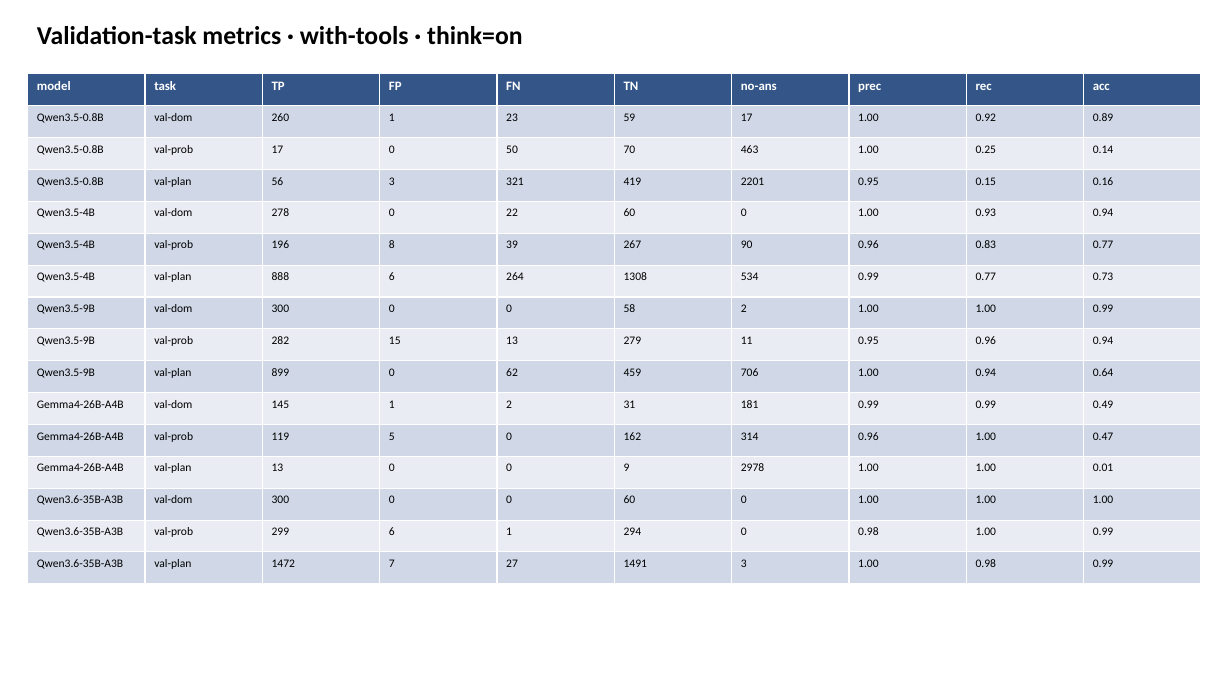
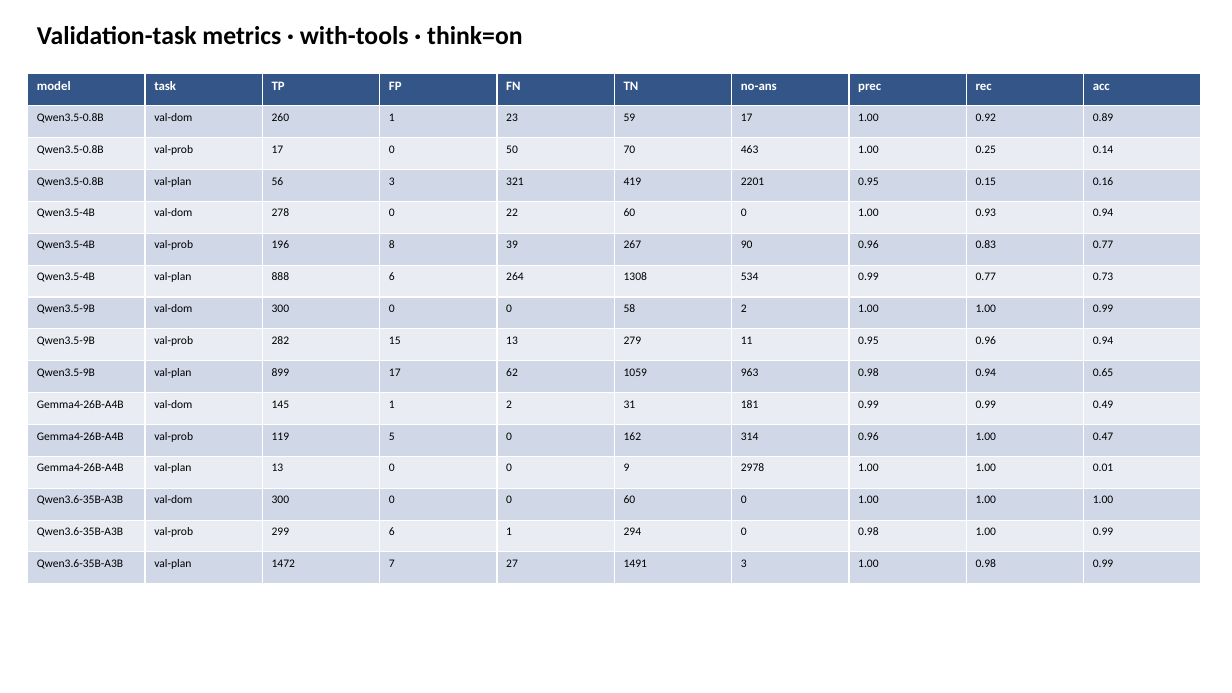
Before and after one commit to SPL-BGU/pddl-copilot-experiments, a slide deck: slide 26 of checkpoints/sweep5-live/pddl_copilot_sweep5_live.pptx. Drawn at 1232x693 pixels with LibreOffice and Linux fonts; fonts in the diff are those of the drawing. Boxes give left, top, right and bottom in pixels: in the first picture for what was removed or moved away, otherwise in the second. Text is boxed around its words. In the diff, an @@ line names an element or a change of style, - is before the commit and + after.

```diff
--- a/checkpoints/sweep5-live/pddl_copilot_sweep5_live.pptx
+++ b/checkpoints/sweep5-live/pddl_copilot_sweep5_live.pptx
@@ table at box(28, 74, 1202, 584) @@
-row 10: Qwen3.5-9B | val-plan | 899 | 0 | 62 | 459 | 706 | 1.00 | 0.94 | 0.64
+row 10: Qwen3.5-9B | val-plan | 899 | 17 | 62 | 1059 | 963 | 0.98 | 0.94 | 0.65
```
Also in this commit, not shown: 3 other slides changed, 2 other files.
